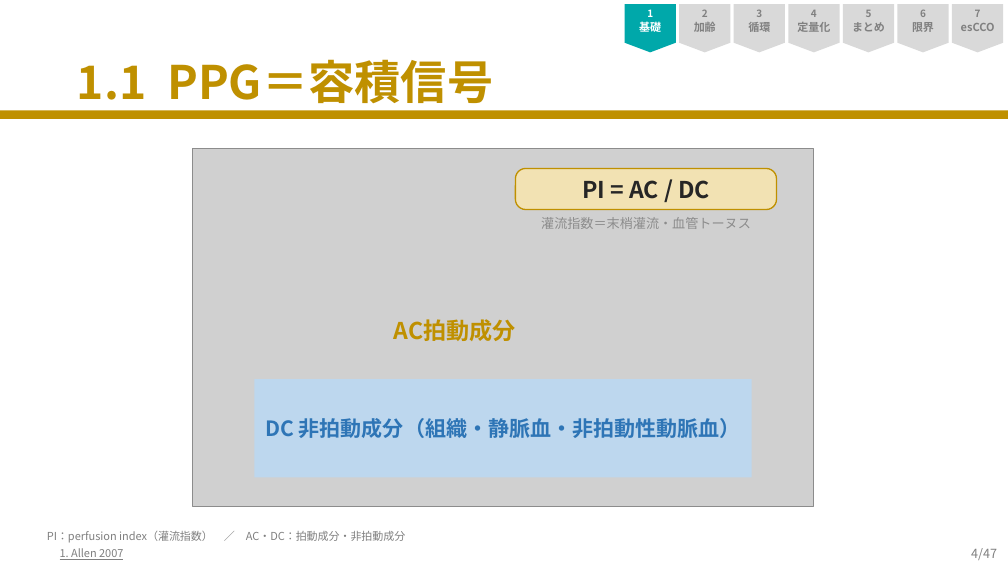
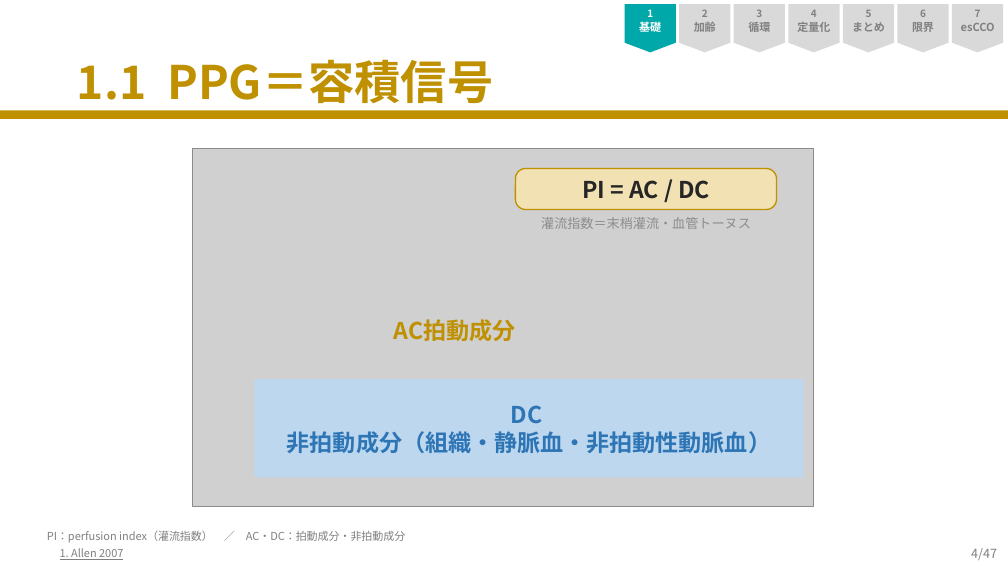
Before and after one commit to nobumitsu-3141/ppg-study, a slide deck: slide 4 of SpO2PPG_revised_websafe.pptx. Drawn at 1008x567 pixels with LibreOffice and Linux fonts; fonts in the diff are those of the drawing; grey boxes stand for pictures. Boxes give left, top, right and bottom in pixels: in the first picture for what was removed or moved away, otherwise in the second. Text is boxed around its words. In the diff, an @@ line names an element or a change of style, - is before the commit and + after.

```diff
--- a/SpO2PPG_revised_websafe.pptx
+++ b/SpO2PPG_revised_websafe.pptx
@@ rectangle "DC": place and size @@
-rectangle "DC" at box(254, 380, 752, 478)
+rectangle "DC" at box(254, 380, 804, 478)
@@ text in rectangle at box(287, 405, 771, 453): text changed; size 20 to 22 pt @@
-DC 非拍動成分（組織・静脈血・非拍動性動脈血）
+DC
+非拍動成分（組織・静脈血・非拍動性動脈血）
```
Also in this commit, not shown: 16 other slides changed, 3 other files.
